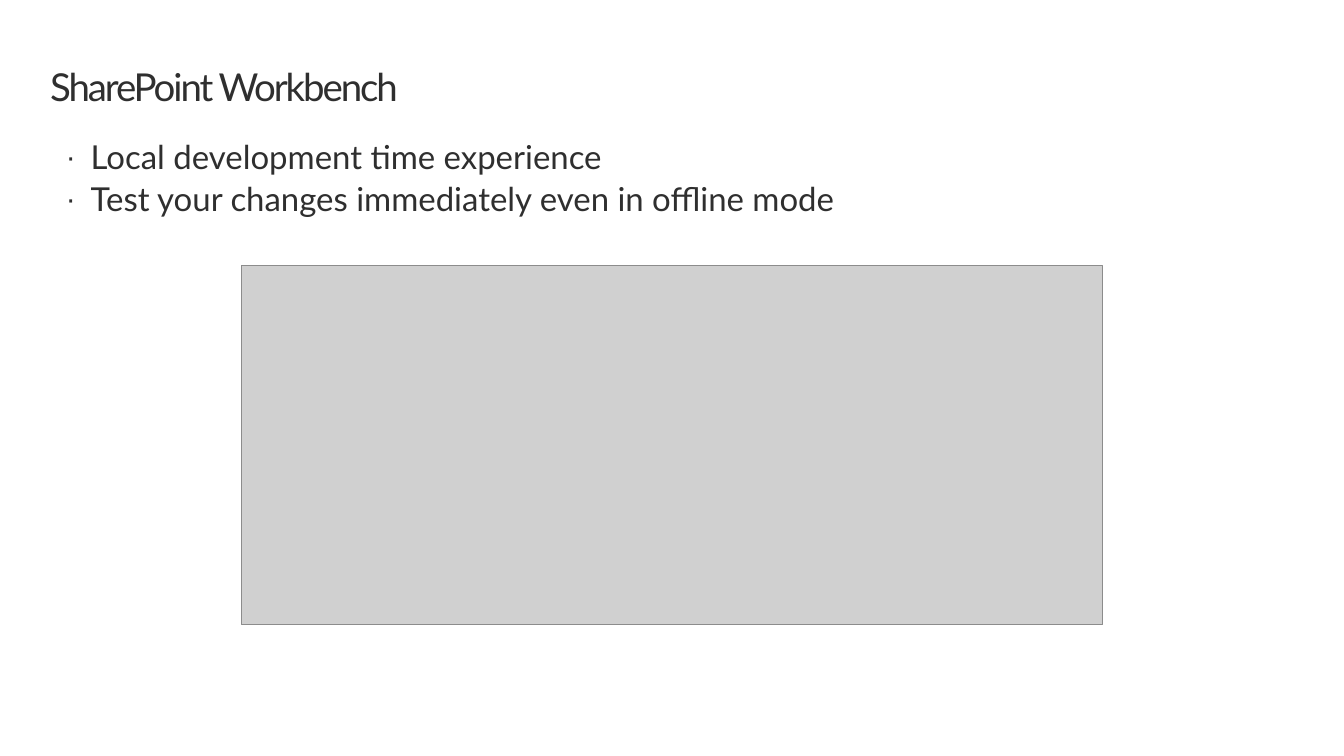
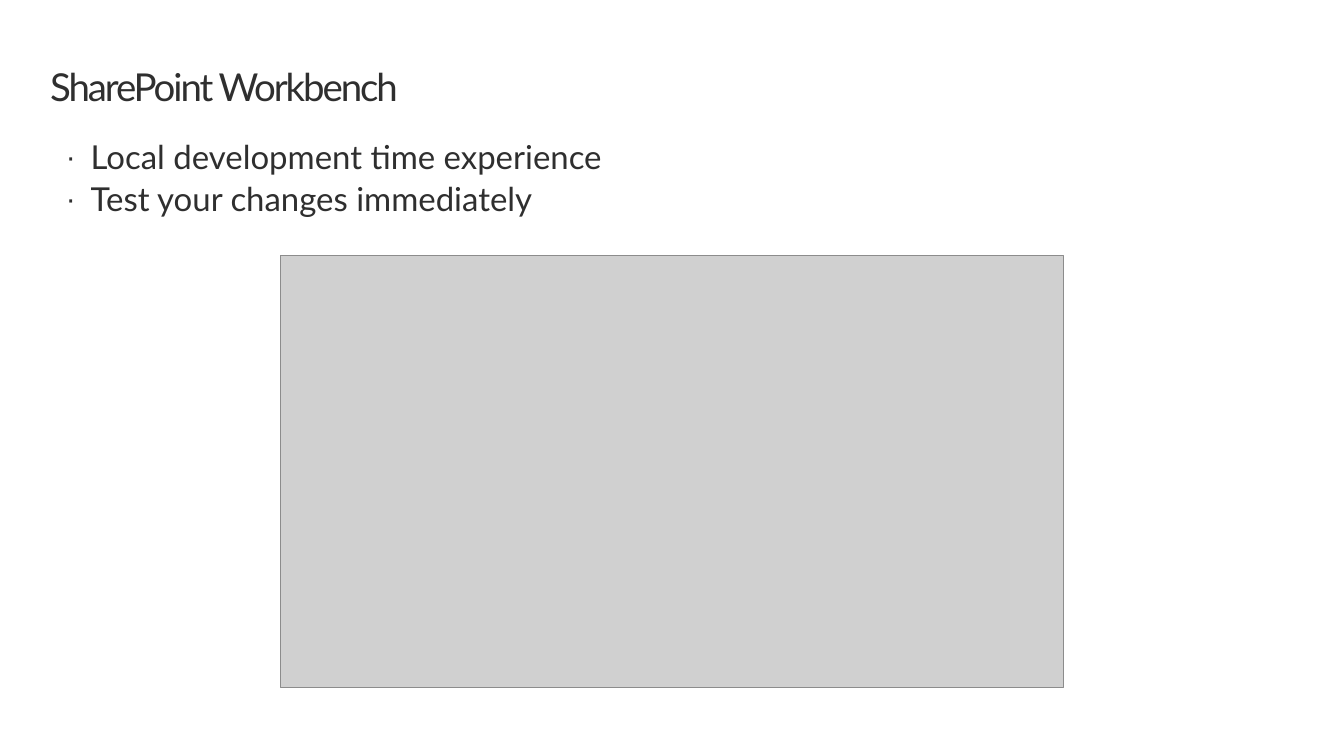
Before and after one commit to SharePoint/sp-dev-training-spfx-web-parts, a slide deck: slide 3 of 02-testing.pptx. Drawn at 1344x756 pixels with LibreOffice and Linux fonts; fonts in the diff are those of the drawing; grey boxes stand for pictures; background and template pictures are left out. Boxes give left, top, right and bottom in pixels: in the first picture for what was removed or moved away, otherwise in the second. Text is boxed around its words. In the diff, an @@ line names an element or a change of style, - is before the commit and + after.

```diff
--- a/02-testing.pptx
+++ b/02-testing.pptx
@@ text at (x1=91, y1=186, x2=532, y2=217): text changed @@
-· Test your changes immediately even in offline mode
+· Test your changes immediately
@@ picture resized from (x1=241, y1=266, x2=1103, y2=625) to (x1=281, y1=256, x2=1064, y2=688) @@
```
Also in this commit, not shown: 6 other slides changed.
